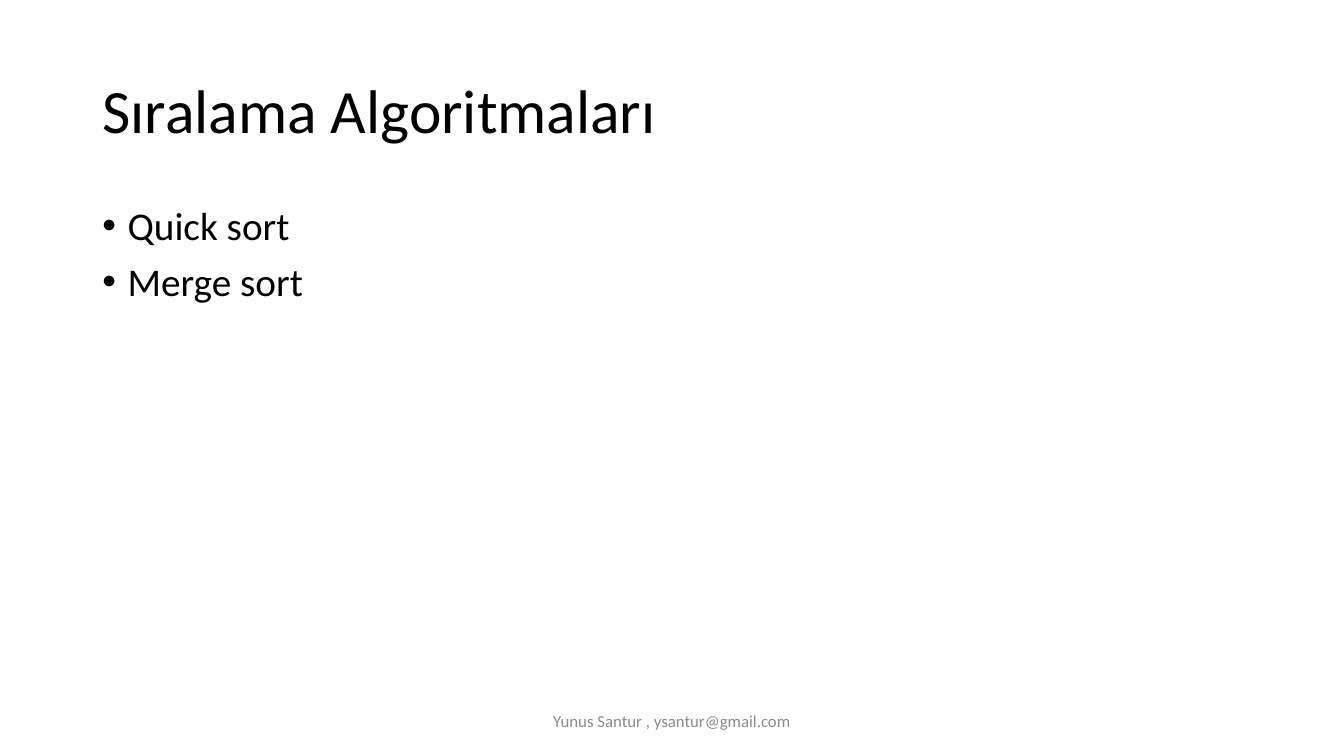
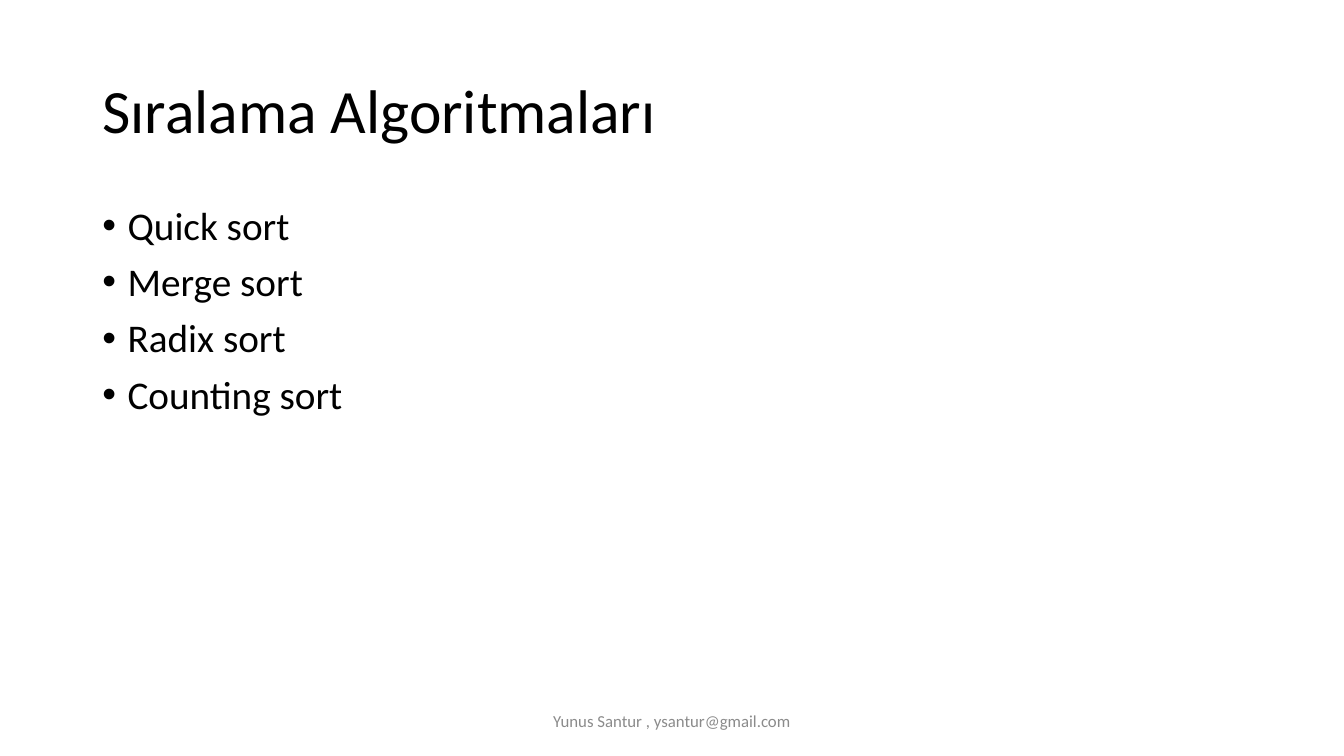
Before and after one commit to ysantur/Veri-Yapilari, a slide deck: slide 2 of H4/Sıralama Algoritmaları.pptx. Drawn at 1344x756 pixels with LibreOffice and Linux fonts; fonts in the diff are those of the drawing. Boxes give left, top, right and bottom in pixels: in the first picture for what was removed or moved away, otherwise in the second. Text is boxed around its words. In the diff, an @@ line names an element or a change of style, - is before the commit and + after.

```diff
--- a/H4/Sıralama Algoritmaları.pptx
+++ b/H4/Sıralama Algoritmaları.pptx
@@ text at (128, 324, 343, 416): paragraphs added @@
+• Radix sort
+• Counting sort
```
Also in this commit, not shown: 1 other slide changed.
